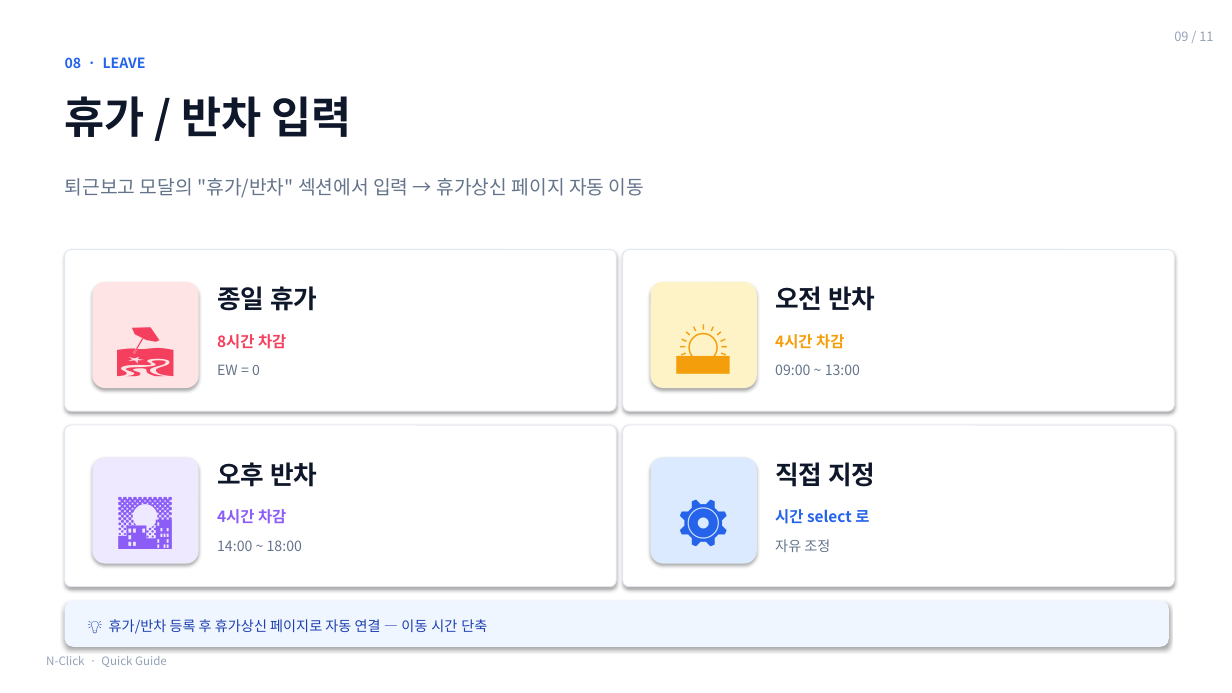
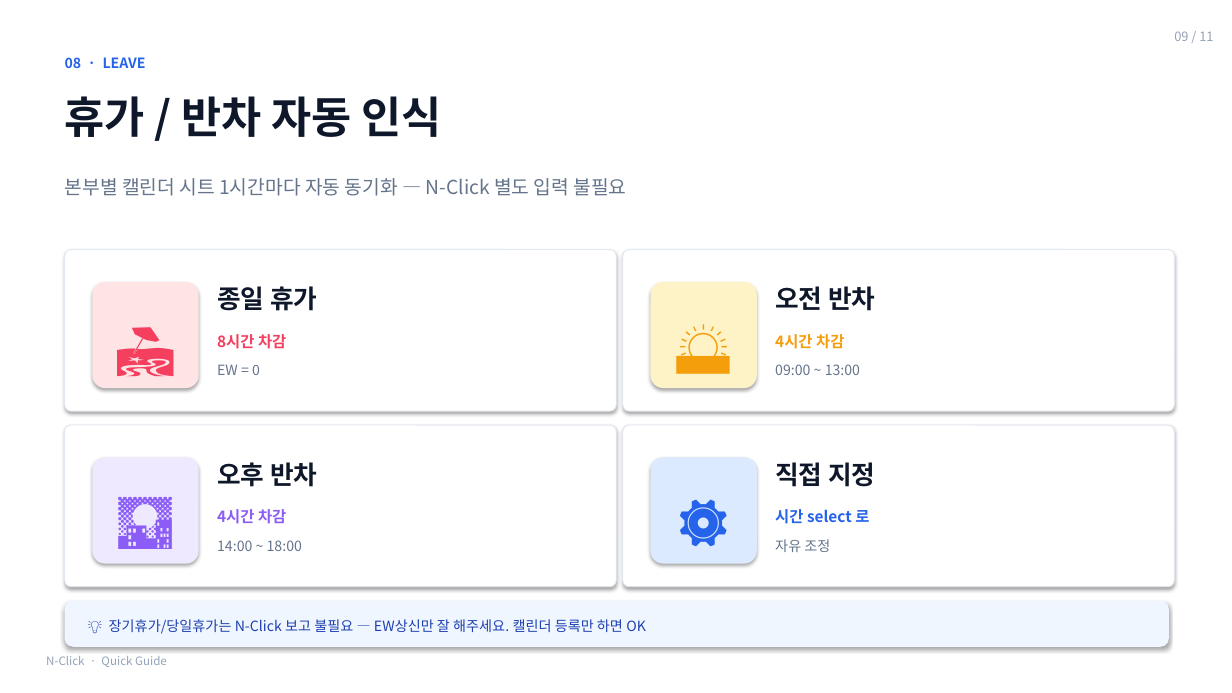
Before and after one commit to CodingJam1203/ewassistant, a slide deck: slide 9 of N-Click_가이드.pptx. Drawn at 1232x693 pixels with LibreOffice and Linux fonts; fonts in the diff are those of the drawing. Boxes give left, top, right and bottom in pixels: in the first picture for what was removed or moved away, otherwise in the second. Text is boxed around its words. In the diff, an @@ line names an element or a change of style, - is before the commit and + after.

```diff
--- a/N-Click_가이드.pptx
+++ b/N-Click_가이드.pptx
@@ text at box(65, 96, 442, 137): text changed @@
-휴가 / 반차 입력
+휴가 / 반차 자동 인식
@@ text at box(65, 178, 627, 196): text changed @@
-퇴근보고 모달의 "휴가/반차" 섹션에서 입력 → 휴가상신 페이지 자동 이동
+본부별 캘린더 시트 1시간마다 자동 동기화 — N-Click 별도 입력 불필요
@@ text at box(109, 619, 646, 634): text changed @@
-💡 휴가/반차 등록 후 휴가상신 페이지로 자동 연결 — 이동 시간 단축
+💡 장기휴가/당일휴가는 N-Click 보고 불필요 — EW상신만 잘 해주세요. 캘린더 등록만 하면 OK
```
Also in this commit, not shown: 3 other slides changed, 10 other files.
